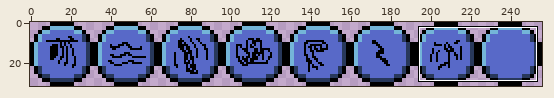
Sprite sheet -- release/images/interface/action_powers.png. Above: a wide view before the commit, with the close-up outlined.
Close-up. Before:
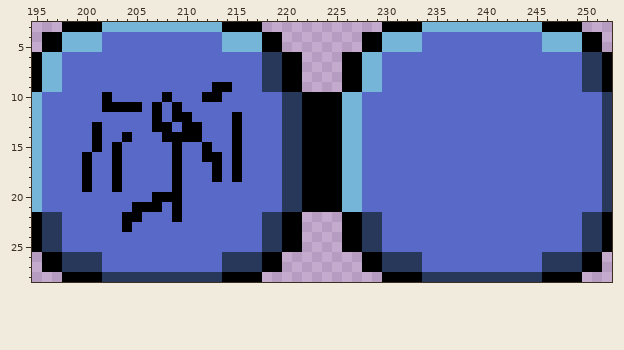
The file is 256x32 pixels. Shown: x 195..252, y 3..28. The commit also changed other parts of the picture, which this record leaves out.
After:
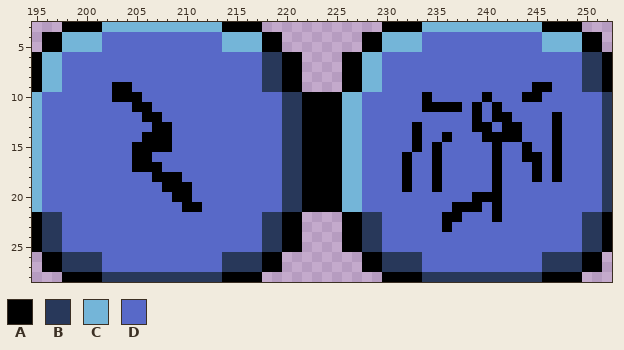
Palette (. is transparent): A #000000  B #28385a  C #74b5d8  D #5869c8
Changes in this commit:
y 9: x 203..204 DD -> AA; x 213..214 AA -> DD; x 245..246 DD -> AA
y 10: x 202..205 ADDD -> DAAA; x 208 A -> D; x 212..213 AA -> DD; x 234 D -> A; x 240 D -> A; x 244..245 DD -> AA
y 11: x 202..204 AAA -> DDD; x 206..207 DA -> AD; x 209 A -> D; x 234..237 DDDD -> AAAA; x 239 D -> A; x 241 D -> A
y 12: x 206 D -> A; x 209..210 AA -> DD; x 215 A -> D; x 239 D -> A; x 241..242 DD -> AA; x 247 D -> A
y 13: x 201 A -> D; x 210..211 AA -> DD; x 215 A -> D; x 233 D -> A; x 239..240 DD -> AA; x 242..243 DD -> AA; x 247 D -> A
y 14: x 201 A -> D; x 204 A -> D; x 206..207 DD -> AA; x 209..211 AAA -> DDD; x 215 A -> D; x 233 D -> A; x 236 D -> A; x 240..243 DDDD -> AAAA; x 247 D -> A
y 15: x 201 A -> D; x 203 A -> D; x 205..209 DDDDA -> AAAAD; x 212 A -> D; x 215 A -> D; x 233 D -> A; x 235 D -> A; x 241 D -> A; x 244 D -> A; x 247 D -> A
y 16: x 200 A -> D; x 203 A -> D; x 205..206 DD -> AA; x 209 A -> D; x 212..213 AA -> DD; x 215 A -> D; x 232 D -> A; x 235 D -> A; x 241 D -> A; x 244..245 DD -> AA; x 247 D -> A
y 17: x 200 A -> D; x 203 A -> D; x 205..207 DDD -> AAA; x 209 A -> D; x 213 A -> D; x 215 A -> D; x 232 D -> A; x 235 D -> A; x 241 D -> A; x 245 D -> A; x 247 D -> A
y 18: x 200 A -> D; x 203 A -> D; x 207..208 DD -> AA; x 213 A -> D; x 215 A -> D; x 232 D -> A; x 235 D -> A; x 241 D -> A; x 245 D -> A; x 247 D -> A
y 19: x 200 A -> D; x 203 A -> D; x 208 D -> A; x 210 D -> A; x 232 D -> A; x 235 D -> A; x 241 D -> A
y 20: x 207..208 AA -> DD; x 210 D -> A; x 239..241 DDD -> AAA
y 21: x 205..207 AAA -> DDD; x 209..211 ADD -> DAA; x 237..239 DDD -> AAA; x 241 D -> A
y 22: x 204..205 AA -> DD; x 209 A -> D; x 236..237 DD -> AA; x 241 D -> A
y 23: x 204 A -> D; x 236 D -> A
